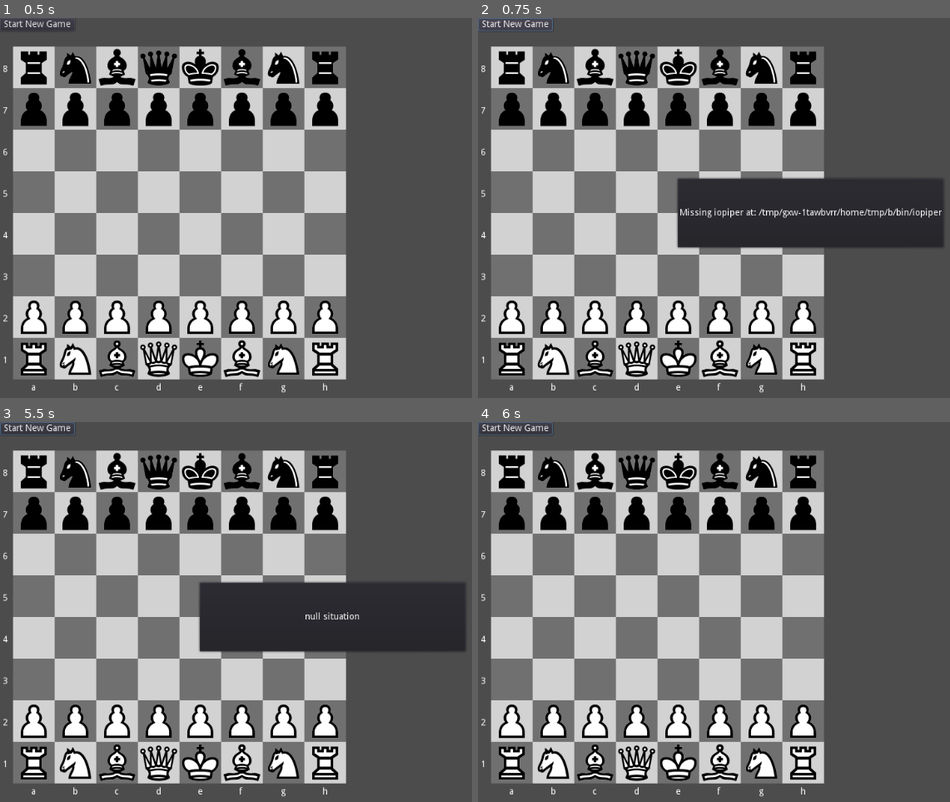
Above: before the commit, frames 1-4 (two rows, left to right).
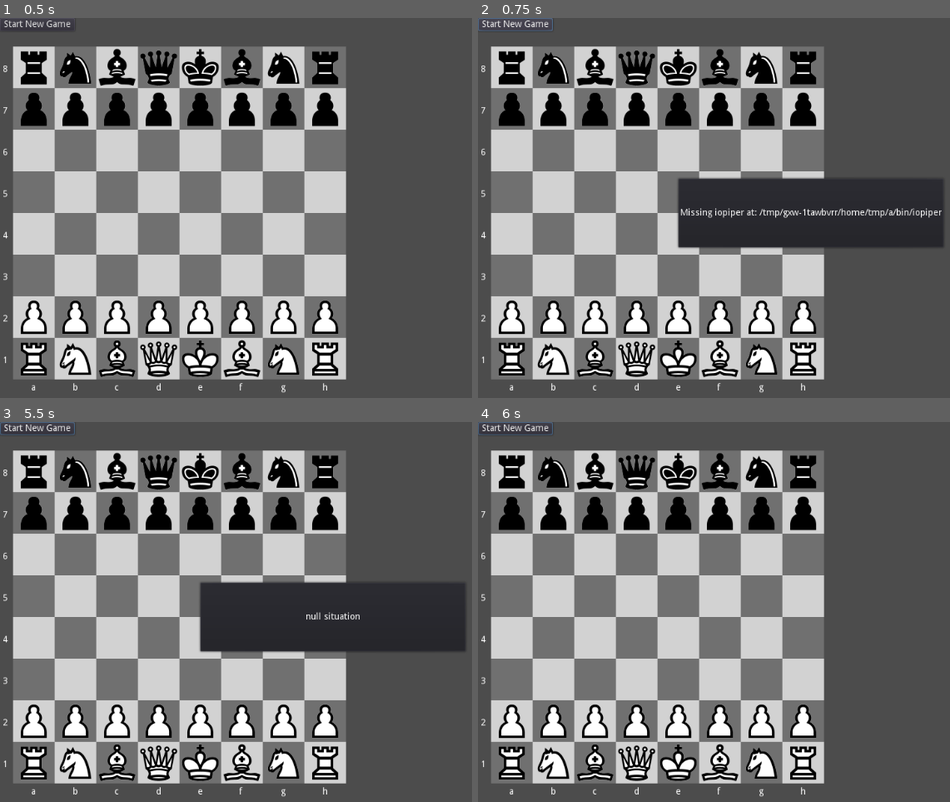
Above: after the commit, the same moments.

Repository: andrew-wilkes/godot-chess
Game: Godot game, scene res://Main.tscn
Two runs of this game, one before a commit and one after it. Both use one fixed random seed, a clock stepped at 60 frames per second and the inputs below.
Inputs (mouse positions are in pixels of both pictures, inside the frame that each line leads up to):
- Up to frame 1 (0.5 s): no input
- Up to frame 2 (0.75 s): click "Start New Game" at 0.5 s
- Up to frame 3 (5.5 s): click "Start New Game" at 1.25 s; click "Start New Game" at 2 s; tap Enter at 2.75, 4.25 s; move the mouse to (outside the picture) at 2.77 s; click (outside the picture) at 2.92 s; tap Space at 3.5, 5 s; move the mouse to (198, 634) at 3.52 s; click (198, 634) at 3.67 s; move the mouse to (401, 532) at 4.27 s; click (401, 532) at 4.42 s; move the mouse to (297, 695) at 5.02 s; click (297, 695) at 5.17 s
- Up to frame 4 (6 s): tap Enter at 5.75 s; move the mouse to (outside the picture) at 5.77 s; click (outside the picture) at 5.92 s

Frame 1 is identical in both runs. In frame 2, 0.5% of the frame differs, in the area x 42-88%, y 50-61%; in frame 3, 0.2%; in frame 4, nothing differs.

Commit message:
Add fen creator script (untested)

Diff:
--- a/src/Board.gd
+++ b/src/Board.gd
@@ -20,6 +20,7 @@
 var fullmoves = 0 # Incremented after Black's move
 var passant_pawn : Piece
 var kings = {}
+var fen = ""
 
 func _ready():
 	# grid will map the pieces in the game
@@ -28,7 +29,8 @@
 	#hide_labels()
 	# Set standard board layout using Forsyth Edwards encoded string
 	# https://en.wikipedia.org/wiki/Forsyth%E2%80%93Edwards_Notation
-	setup_pieces("rnbqkbnr/pppppppp/8/8/8/8/PPPPPPPP/RNBQKBNR w KQkq - 0 1")
+	fen = "rnbqkbnr/pppppppp/8/8/8/8/PPPPPPPP/RNBQKBNR w KQkq - 0 1"
+	setup_pieces(fen)
 	#test_square_is_white()
 	#test_highlight_square()
 	#print(position_to_move(Vector2(0, 0)))
@@ -87,6 +89,42 @@
 	# Set fullmoves value
 	if parts.size() >= 6 and parts[5].is_valid_integer():
 		fullmoves = parts[5].to_int()
+
+
+func get_fen(next_move, num_half, num_whole):
+	var gi = 0
+	var fi = 0
+	var ns = 0
+	var castling = ""
+	var fen = ""
+	for y in 8:
+		for x in 8:
+			var p = grid[gi]
+			if p == null:
+				ns += 1
+			else:
+				if ns > 0:
+					fi += String(ns)
+					ns = 0
+			var key = p.key
+			if p.side == "W":
+				key = key.to_upper()
+			if p.tagged and "KQkq".find(key) > -1:
+				castling += key
+			fi += key
+		if y < 7:
+			fi += "/"
+	var pas = "-"
+	var pos
+	if passant_pawn != null:
+		pos = passant_pawn.pos
+		if passant_pawn.side == "B":
+			pos.y -= 1
+		else:
+			pos.y += 1
+		pas = position_to_move(pos)
+	fen += " %s %s %s %d %d" % [next_move, castling, pas, num_half, num_whole]
+	return fen
 
 
 func tag_piece(i: int):
--- a/src/Main.gd
+++ b/src/Main.gd
@@ -5,7 +5,9 @@
 var board
 var engine
 var pid = 0
-var fen = ""
+var started = false
+var num_half = 0
+var num_whole = 0
 
 enum { IDLE, CONNECTING, STARTING, PLAYER_TURN, ENGINE_TURN } # states
 var state = IDLE
@@ -33,6 +35,8 @@
 					else:
 						alert(status.error)
 				NEW_GAME:
+					num_half = 0
+					num_whole = 0
 					if engine.server_pid > 0:
 						engine.send_packet("ucinewgame")
 						engine.send_packet("isready")
@@ -63,11 +67,12 @@
 					print(msg)
 				MOVE:
 					# msg should contain the player move
-					if fen == "":
+					if !started:
+						started = true
 						engine.send_packet("position startpos moves " + msg)
 					else:
+						var fen = board.get_fen("b", num_half, num_whole)
 						engine.send_packet("position fen %s moves %s" % [fen, msg])
-					add_move_to_fen(msg)
 					engine.send_packet("go movetime 1000")
 					state = ENGINE_TURN
 		ENGINE_TURN:
@@ -76,6 +81,7 @@
 					var move = get_best_move(msg)
 					if move != "":
 						move_engine_piece(move)
+						num_whole += 1
 						state = PLAYER_TURN
 					print(msg)
 
@@ -100,14 +106,6 @@
 	var p: Piece = board.get_piece_in_grid(pos1.x, pos1.y)
 	p.new_pos = board.move_to_position(move.substr(2, 2))
 	board.move_piece(p)
-	add_move_to_fen(move)
-
-
-func add_move_to_fen(move):
-	if fen == "":
-		fen = move
-	else:
-		fen += " " + move
 
 
 func alert(txt, duration = 1.0):
@@ -185,8 +183,7 @@
 	board.move_piece(piece)
 	if state == PLAYER_TURN and piece.side == "W":
 		handle_state(MOVE, move)
-	else:
-		fen += move
+
 
 """
 Castling rules
--- a/src/engine/TestChessEngine.gd
+++ b/src/engine/TestChessEngine.gd
@@ -12,3 +12,5 @@
 
 func _on_Engine_done(ok, packet):
 	print(ok, "\t", packet)
+	if packet == "uciok":
+		print("OK")
